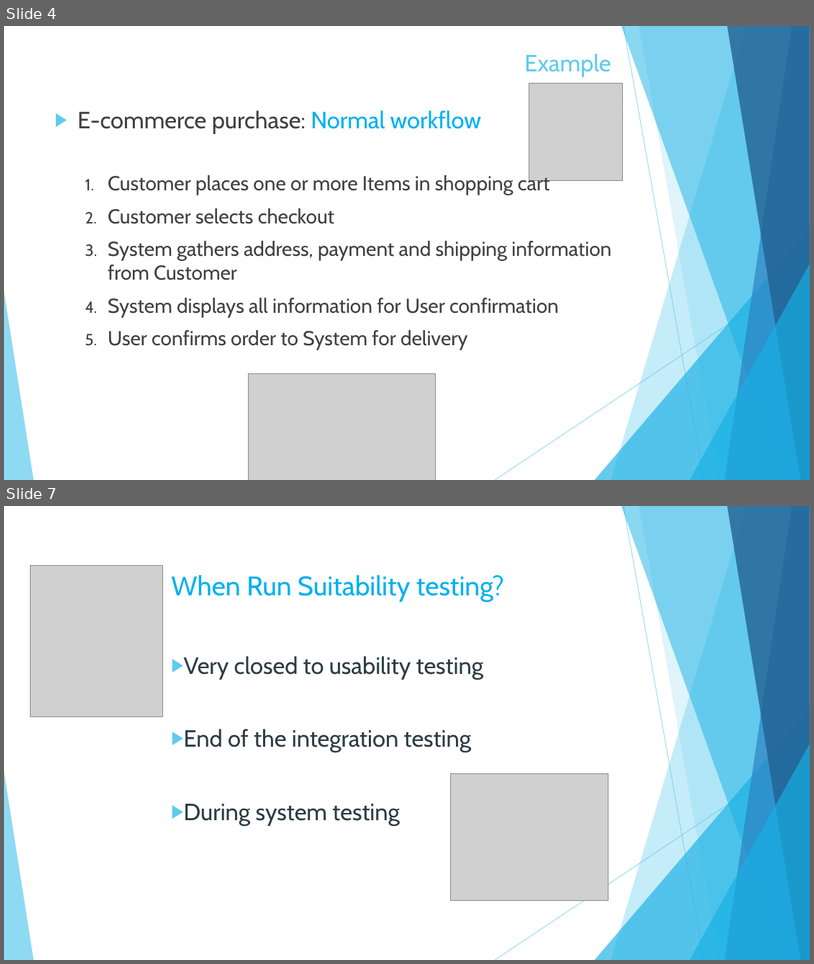
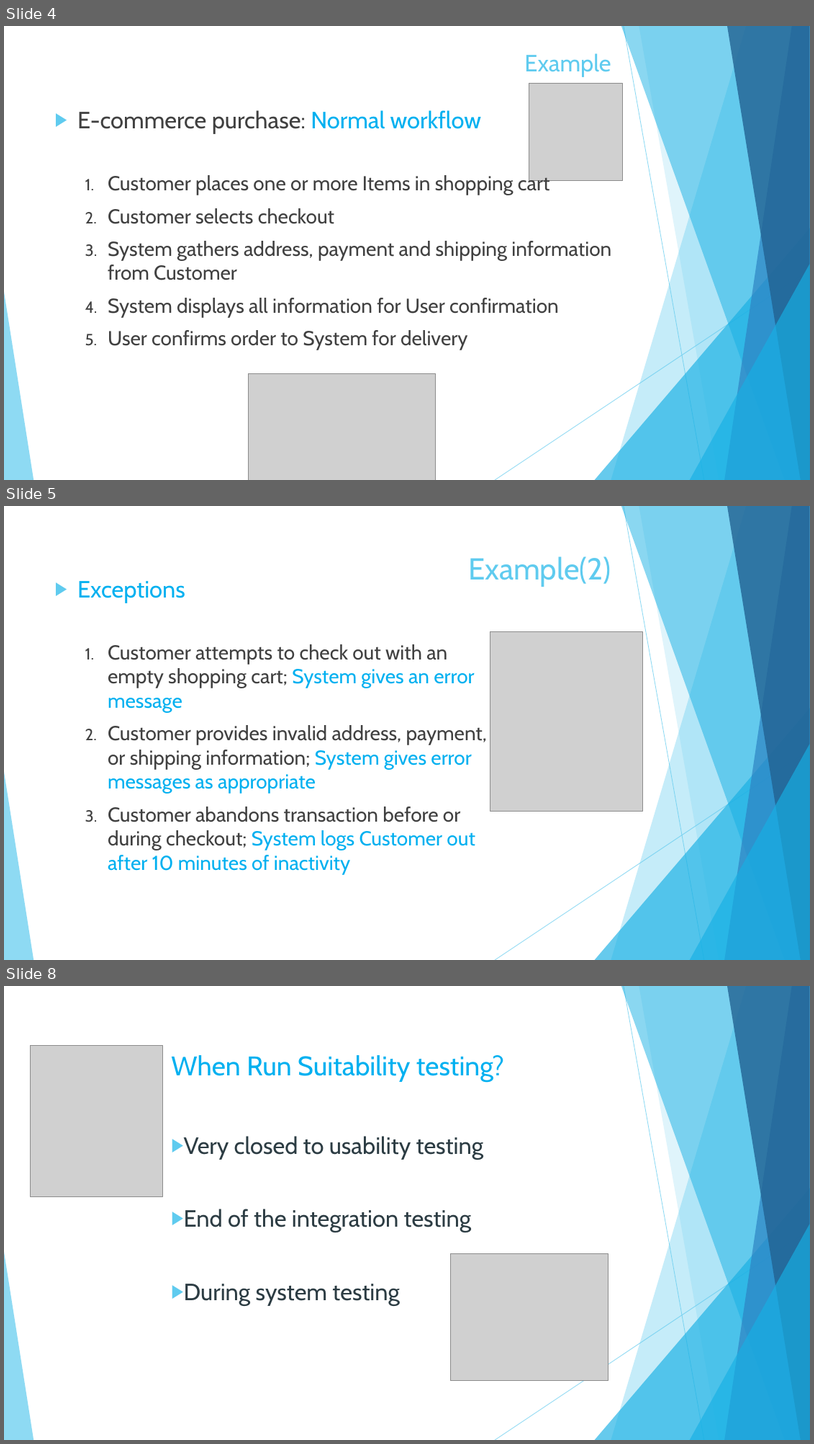
Before and after one commit to plamenti/Telerik2015, a slide deck: 04.TestLevelsAndTypes/Suitability.pptx. Shown one above the other, each under a label of ours: slides 4 and 7 before the commit, slides 4, 5 and 8 after it; the slides between them are not shown. The pictures are 814x964 and 814x1444 pixels, drawn with LibreOffice and Linux fonts; fonts in the diff are those of the drawing; grey boxes stand for pictures. Boxes give left, top, right and bottom in pixels: in the first picture for what was removed or moved away, otherwise in the second. Text is boxed around its words. In the diff, an @@ line names an element or a change of style, - is before the commit and + after.

```diff
--- a/04.TestLevelsAndTypes/Suitability.pptx
+++ b/04.TestLevelsAndTypes/Suitability.pptx
@@ slide 5 added at [4, 506, 810, 960], background #FFFFFF; not listed: 10 template elements that a slide beside it also shows @@
@@ title added at [468, 556, 611, 587], 36 pt, text #5FCBEF @@
+Example(2)
@@ text added at [77, 581, 487, 874], 24 pt, text #404040 @@
+▶ Exceptions
+  1. Customer attempts to check out with an empty shopping cart; System gives an error message
+  2. Customer provides invalid address, payment, or shipping information; System gives error messages as appropriate
+  3. Customer abandons transaction before or during checkout; System logs Customer out after 10 minutes of inactivity
@@ picture added at [491, 631, 643, 811] @@
@@ what was slide 7 is now slide 8 @@
```
Also in this commit, not shown: 2 slides changed.
